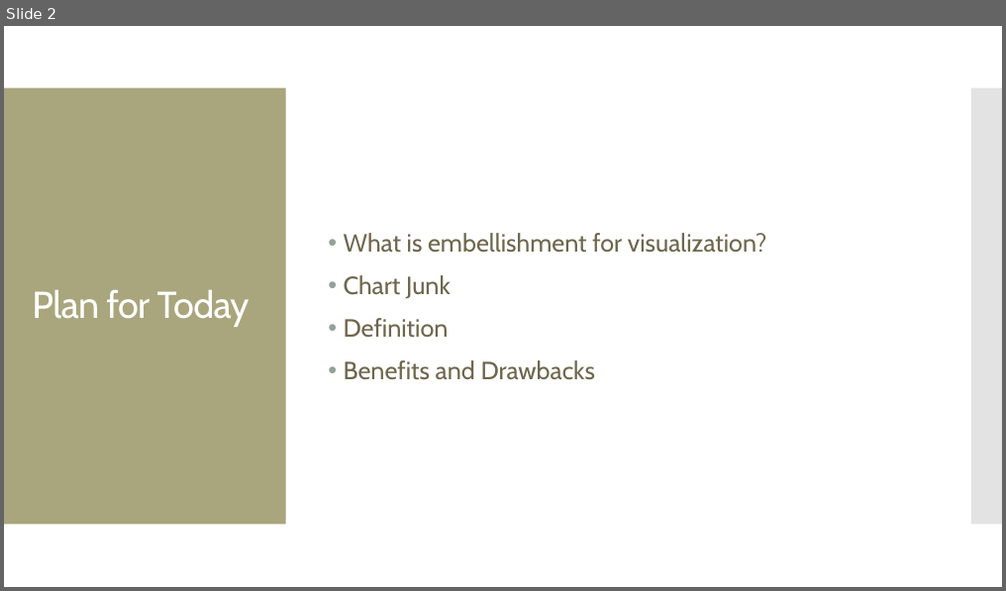
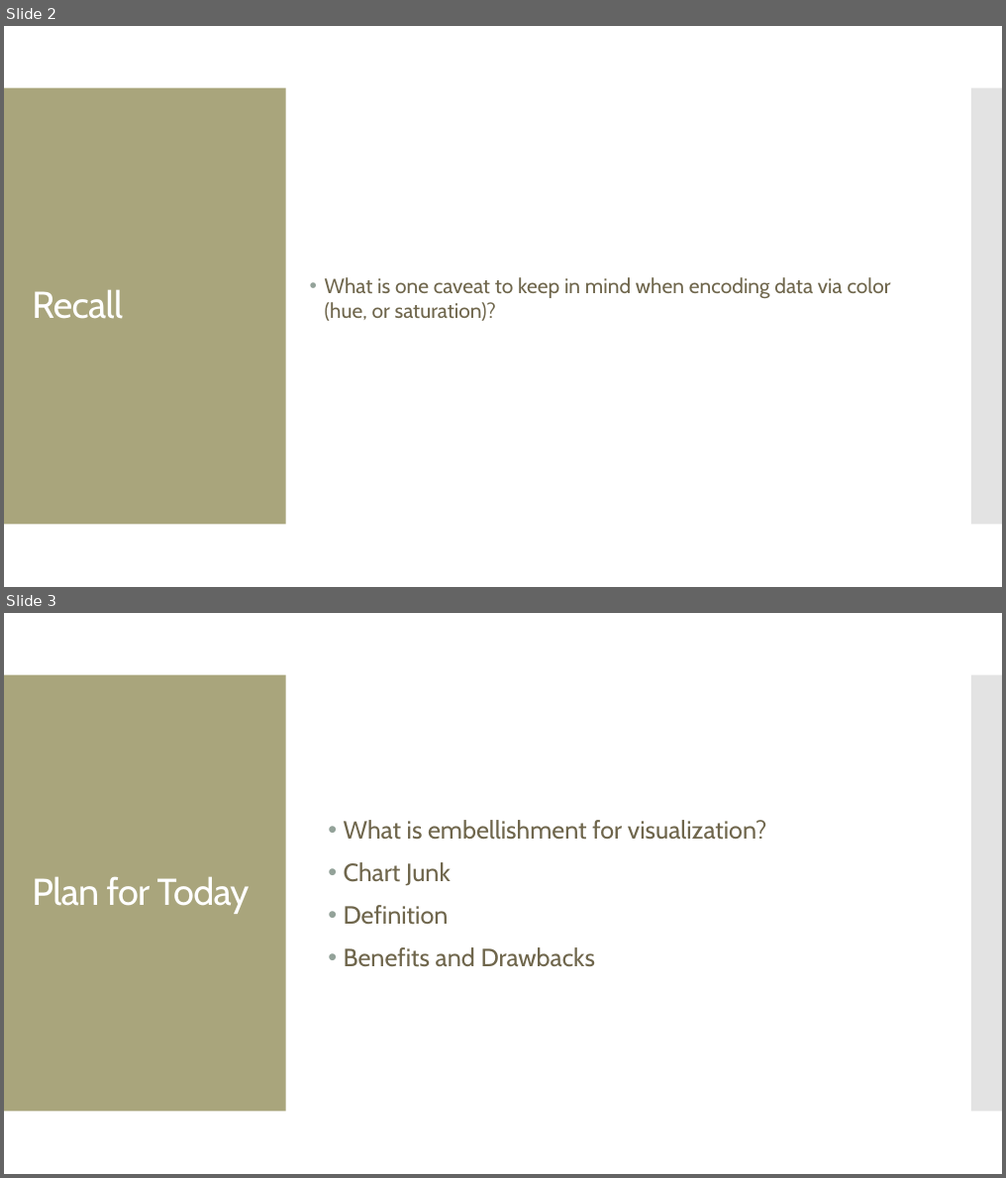
Before and after one commit to amosca01/SDS-CSC109, a slide deck: slides/06-embellishment.pptx. Shown one above the other, each under a label of ours: slide 2 before the commit, slides 2 and 3 after it. The pictures are 1006x591 and 1006x1178 pixels, drawn with LibreOffice and Linux fonts; fonts in the diff are those of the drawing. Boxes give left, top, right and bottom in pixels: in the first picture for what was removed or moved away, otherwise in the second. Text is boxed around its words. In the diff, an @@ line names an element or a change of style, - is before the commit and + after.

```diff
--- a/slides/06-embellishment.pptx
+++ b/slides/06-embellishment.pptx
@@ slide 2 added at box(4, 26, 1002, 587), background #FFFFFF; not listed: 2 template elements that a slide beside it also shows @@
@@ title added at box(32, 289, 122, 319), 36 pt, text #FFFFFF @@
+Recall
@@ text added at box(325, 277, 891, 321), 20 pt, text #6F664C @@
+• What is one caveat to keep in mind when encoding data via color (hue, or saturation)?
@@ what was slide 2 is now slide 3 @@
```
Also in this commit, not shown: 3 other files.
